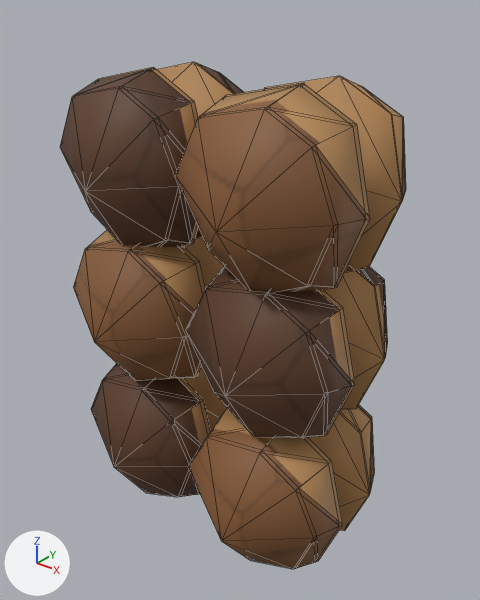
An edit to the glTF model public/assets/models/buildings/infestation-wall.glb, drawn before and after from the same camera.
Both versions are drawn from a 50 mm lens placed at (1.176, -1.402, 1.708), pointed at (0.028, 0.033, 0.818). Lighting does not change. The marker at lower left points along +X, +Y and +Z. The first picture is the older version. Mesh edges are drawn as thin lines.

Names of what the first picture shows: 'resin_shell'.
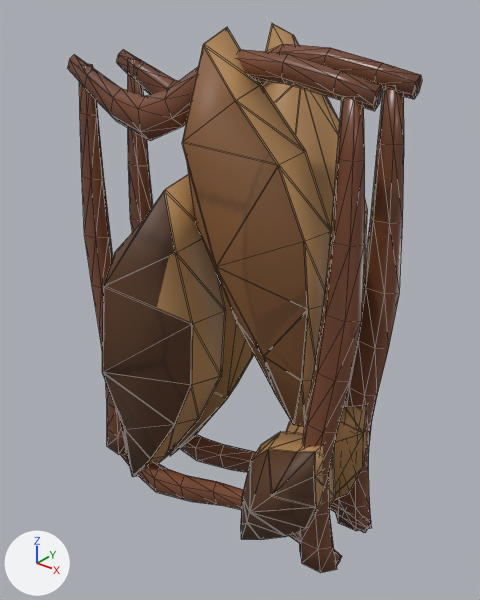
What changed in the scene script:
```text
Change me_resin_shell:
    remove me_resin_shell.from_pydata(...)  # 408 vertices, 720 faces; spans x -0.5..0.5, y -0.337..0.337, z -0.022..1.47
    add me_resin_shell.from_pydata(...)  # 804 vertices, 1528 faces; spans x -0.512..0.512, y -0.393..0.393, z -0.05..1.552
    me_resin_shell part 1: the loose piece of 17 vertices spanning x -0.016..0.496, y 0.092..0.337, z 0.913..1.466 is rebuilt with 27 vertices and now spans x -0.009..0.406, y 0.074..0.316, z 0.504..1.549
    me_resin_shell part 2: the loose piece of 17 vertices spanning x -0.5..0.02, y -0.325..-0.08, z 0.458..1.02 is rebuilt with 27 vertices and now spans x -0.398..0.066, y -0.393..-0.074, z -0.046..1.197, in mat_bug_chitin_dark (picture img_bug_atlas_albedo_png)
    me_resin_shell part 3: the loose piece of 17 vertices spanning x -0.02..0.5, y 0.08..0.325, z -0.022..0.54 is rebuilt with 27 vertices and now spans x 0.142..0.466, y 0.074..0.283, z -0.036..0.536, in mat_bug_chitin_dark (picture img_bug_atlas_albedo_png)
    me_resin_shell part 4: the loose piece of 17 vertices spanning x -0.016..0.496, y 0.092..0.312, z 0.463..1.016 is rebuilt with 27 vertices and now spans x -0.011..0.408, y 0.07..0.312, z 0.501..1.552, in mat_bug_chitin_tan (picture img_bug_atlas_albedo_png)
    me_resin_shell part 5: the loose piece of 17 vertices spanning x -0.496..0.016, y -0.337..-0.092, z 0.463..1.016 is rebuilt with 27 vertices and now spans x -0.4..0.069, y -0.389..-0.07, z -0.05..1.201, in mat_bug_chitin_tan (picture img_bug_atlas_albedo_png)
    me_resin_shell part 6: the loose piece of 17 vertices spanning x -0.02..0.5, y -0.325..-0.08, z -0.022..0.54 is rebuilt with 27 vertices and now spans x 0.142..0.466, y -0.283..-0.074, z -0.036..0.536, in mat_bug_chitin_dark (picture img_bug_atlas_albedo_png)
    me_resin_shell part 7: the loose piece of 17 vertices spanning x -0.016..0.496, y -0.337..-0.092, z -0.017..0.536 is rebuilt with 27 vertices and now spans x 0.141..0.468, y -0.279..-0.07, z -0.038..0.538, in mat_bug_chitin_tan (picture img_bug_atlas_albedo_png)
    me_resin_shell part 8: the loose piece of 17 vertices spanning x -0.02..0.5, y -0.3..-0.08, z 0.458..1.02 is rebuilt with 27 vertices and now spans x -0.011..0.408, y -0.312..-0.07, z 0.501..1.552
    me_resin_shell part 9: the loose piece of 17 vertices spanning x -0.016..0.496, y -0.337..-0.092, z 0.913..1.466 is rebuilt with 27 vertices and now spans x -0.009..0.406, y -0.316..-0.074, z 0.504..1.549
    me_resin_shell part 10: the loose piece of 17 vertices spanning x -0.016..0.496, y 0.092..0.337, z -0.017..0.536 is rebuilt with 27 vertices and now spans x 0.141..0.468, y 0.07..0.279, z -0.038..0.538, in mat_bug_chitin_tan (picture img_bug_atlas_albedo_png)
    me_resin_shell part 11: the loose piece of 17 vertices spanning x -0.5..0.02, y 0.08..0.325, z 0.458..1.02 is rebuilt with 27 vertices and now spans x -0.4..0.069, y 0.07..0.389, z -0.05..1.201
    me_resin_shell part 12: a new loose piece of 60 vertices spanning x -0.509..0.506, y -0.144..-0.072, z -0.035..0.18, in mat_bug_flesh (picture img_bug_atlas_albedo_png)
    me_resin_shell part 13: a new loose piece of 60 vertices spanning x -0.512..0.505, y -0.144..-0.07, z 1.25..1.504, in mat_bug_flesh (picture img_bug_atlas_albedo_png)
    me_resin_shell part 14: a new loose piece of 60 vertices spanning x -0.512..-0.364, y -0.144..-0.067, z 0.063..1.431, in mat_bug_flesh (picture img_bug_atlas_albedo_png)
    me_resin_shell part 15: a new loose piece of 60 vertices spanning x 0.364..0.512, y -0.144..-0.067, z 0.063..1.431, in mat_bug_flesh (picture img_bug_atlas_albedo_png)
    me_resin_shell part 16: a new loose piece of 60 vertices spanning x -0.509..0.506, y 0.072..0.144, z -0.035..0.18, in mat_bug_flesh (picture img_bug_atlas_albedo_png)
    me_resin_shell part 17: a new loose piece of 60 vertices spanning x -0.512..0.505, y 0.07..0.144, z 1.25..1.504, in mat_bug_flesh (picture img_bug_atlas_albedo_png)
    me_resin_shell part 18: a new loose piece of 60 vertices spanning x -0.512..-0.364, y 0.067..0.144, z 0.063..1.431, in mat_bug_flesh (picture img_bug_atlas_albedo_png)
    me_resin_shell part 19: a new loose piece of 60 vertices spanning x 0.364..0.512, y 0.067..0.144, z 0.063..1.431, in mat_bug_flesh (picture img_bug_atlas_albedo_png)
    me_resin_shell part 20: 204 vertices removed from x -0.5..0.5, y -0.325..0.325, z -0.022..1.47
    other edits to the shape of me_resin_shell do not show in these pictures
    add me_resin_shell.materials.append(mat_bug_flesh)  # picture img_bug_atlas_albedo_png
Change ob_resin_shell:
    ob_resin_shell.location: (0.0, 0.0, 0.022) -> (0.0, 0.0, 0.05)
```

Boxes [x1, y1, x2, y2] around the edits, measured in the pictures (480 x 600 px):
'resin_shell', reshaped, moved (8% taller): before [60, 62, 406, 569]; after [68, 23, 422, 573]
part 1 of me_resin_shell, rebuilt (mostly hidden afterwards): before [357, 84, 406, 201]; after [293, 35, 367, 252]
part 2 of me_resin_shell, rebuilt: before [91, 230, 205, 377]; after [102, 191, 193, 477]
part 3 of me_resin_shell, rebuilt (not visible afterwards): before [308, 408, 371, 531]
part 4 of me_resin_shell, rebuilt: before [357, 267, 388, 357]; after [261, 23, 368, 267]
part 5 of me_resin_shell, rebuilt (12% narrower, 115% taller): before [73, 241, 200, 381]; after [115, 175, 226, 477]
part 6 of me_resin_shell, rebuilt: before [213, 407, 343, 562]; after [241, 449, 316, 540]
part 7 of me_resin_shell, rebuilt: before [188, 428, 340, 569]; after [251, 432, 336, 536]
part 8 of me_resin_shell, rebuilt: before [318, 290, 355, 435]; after [204, 27, 332, 427]
part 9 of me_resin_shell, rebuilt: before [176, 99, 366, 292]; after [182, 45, 308, 425]
part 10 of me_resin_shell, rebuilt: before [357, 405, 375, 492]; after [286, 405, 370, 500]
part 11 of me_resin_shell, rebuilt: before [184, 227, 224, 289]; after [170, 286, 254, 456]
part 12 of me_resin_shell, added: after [121, 453, 342, 566]
part 13 of me_resin_shell, added (brown): after [68, 49, 383, 141]
part 14 of me_resin_shell, added (brown): after [79, 64, 126, 455]
part 15 of me_resin_shell, added (brown): after [299, 97, 365, 573]
part 16 of me_resin_shell, added: after [180, 434, 371, 533]
part 17 of me_resin_shell, added (brown): after [116, 44, 422, 99]
part 18 of me_resin_shell, added (brown): after [128, 59, 153, 232]
part 19 of me_resin_shell, added (brown): after [335, 87, 404, 531]
part 20 of me_resin_shell, deleted (brown): before [60, 62, 403, 497]
